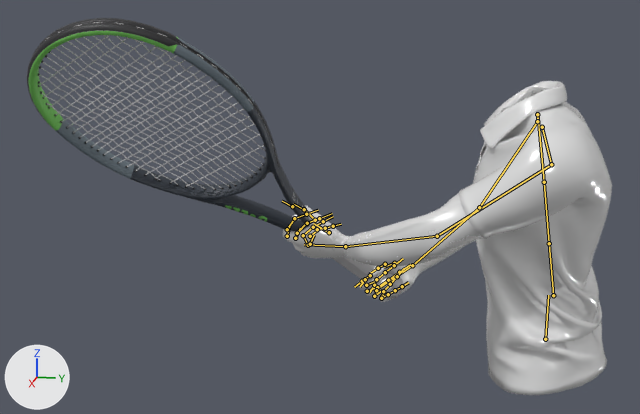
A saved change to the FBX model baseline/Assets/Models/player/takeback.fbx.
Rendered twice from a camera (50 mm lens) standing at (1.87, -0.129, 1.735) and looking at (0.123, -0.479, 1.298). The lights are fixed; the arrows at lower left show +X, +Y and +Z. The first picture is the older version. Both versions are drawn at frame 1 of the action 'Armature|BackhandTakeback'; the numbers are the values there. The bones that change, and the others that lie on the model, are drawn over the model as lines.

In view in the first picture: 'Ch01_Body', 'Ch01_Shirt', 'Racket'.
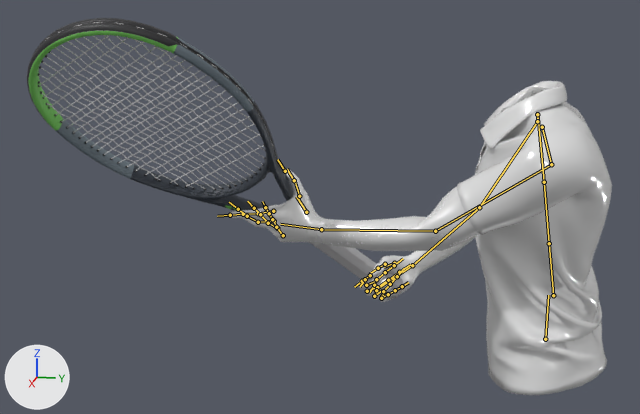
Changed parts and their boxes [x1, y1, x2, y2] in the pictures (640 x 414 px):
'Ch01_Shirt', posed
    before: [459, 81, 612, 395]
    after: [457, 81, 612, 395]
'Ch01_Body', posed
    before: [283, 193, 483, 302]
    after: [230, 169, 479, 302]
bone 'mixamorig12:LeftArm', root to tip
    before: (551, 164) to (437, 236)
    after: (551, 164) to (435, 231)
bone 'mixamorig12:LeftForeArm', root to tip
    before: (437, 236) to (345, 246)
    after: (435, 231) to (321, 229)
bone 'mixamorig12:LeftHand', root to tip
    before: (345, 246) to (304, 244)
    after: (321, 229) to (280, 224)
bone 'mixamorig12:LeftHandThumb1', root to tip
    before: (329, 232) to (313, 223)
    after: (306, 212) to (296, 196)
bone 'mixamorig12:LeftHandThumb2', root to tip
    before: (315, 220) to (304, 209)
    after: (299, 196) to (294, 180)
bone 'mixamorig12:LeftHandIndex1', root to tip
    before: (287, 236) to (290, 224)
    after: (273, 211) to (258, 213)
bone 'mixamorig12:LeftHandIndex2', root to tip
    before: (287, 229) to (294, 218)
    after: (258, 213) to (243, 214)
bone 'mixamorig12:LeftHandIndex3', root to tip
    before: (294, 218) to (306, 214)
    after: (243, 214) to (230, 215)
bone 'mixamorig12:LeftHandMiddle1', root to tip
    before: (295, 238) to (300, 228)
    after: (274, 221) to (258, 222)
bone 'mixamorig12:LeftHandMiddle2', root to tip
    before: (297, 233) to (307, 222)
    after: (258, 222) to (247, 216)
bone 'mixamorig12:LeftHandMiddle3', root to tip
    before: (307, 223) to (319, 218)
    after: (247, 216) to (238, 209)
bone 'mixamorig12:LeftHandRing1', root to tip
    before: (308, 245) to (304, 237)
    after: (277, 228) to (268, 223)
bone 'mixamorig12:LeftHandRing2', root to tip
    before: (303, 235) to (313, 227)
    after: (268, 223) to (260, 214)
bone 'mixamorig12:LeftHandRing3', root to tip
    before: (313, 227) to (323, 221)
    after: (260, 214) to (254, 208)
bone 'mixamorig12:LeftHandPinky1', root to tip
    before: (310, 244) to (314, 235)
    after: (283, 235) to (276, 227)
bone 'mixamorig12:LeftHandPinky2', root to tip
    before: (310, 236) to (318, 230)
    after: (276, 227) to (273, 219)
bone 'mixamorig12:LeftHandPinky3', root to tip
    before: (317, 229) to (325, 228)
    after: (272, 219) to (269, 213)

The change in detail:
Bone 'mixamorig12:LeftArm' (bone_mixamorig12_leftarm) turns from (37, -39, 68) to (61, -59, 40) degrees about its own x, y and z.
Bone 'mixamorig12:LeftForeArm' (bone_mixamorig12_leftforearm) turns from (14, 2, 24) to (1, -53, 23) degrees about its own x, y and z.
Bone 'mixamorig12:LeftHand' (bone_mixamorig12_lefthand) turns from (-101, -55, 90) to (0, 0, 0) degrees about its own x, y and z.
Bone 'mixamorig12:LeftHandThumb1' (bone_mixamorig12_lefthandthumb1) turns from (4, 51, -8) to (2, 33, 24) degrees about its own x, y and z.
Bone 'mixamorig12:LeftHandThumb2' (bone_mixamorig12_lefthandthumb2) turns from (7, -3, 13) to (15, 28, 17) degrees about its own x, y and z.
Bone 'mixamorig12:LeftHandIndex1' (bone_mixamorig12_lefthandindex1) moves from (0.9, 2.2, 0.1) to (0.0, 0.0, 0.0).
Bone 'mixamorig12:LeftHandIndex1' (bone_mixamorig12_lefthandindex1) turns from (77, 6, -63) to (-25, -29, 3) degrees about its own x, y and z.
Bone 'mixamorig12:LeftHandIndex2' (bone_mixamorig12_lefthandindex2) moves from (-0.3, -1.4, 0.0) to (0.0, 0.0, 0.0).
Bone 'mixamorig12:LeftHandIndex2' (bone_mixamorig12_lefthandindex2) turns from (12, -13, -18) to (0, 0, 0) degrees about its own x, y and z.
Bone 'mixamorig12:LeftHandIndex3' (bone_mixamorig12_lefthandindex3) turns from (30, 23, -34) to (0, 0, 0) degrees about its own x, y and z.
Bone 'mixamorig12:LeftHandMiddle1' (bone_mixamorig12_lefthandmiddle1) moves from (-0.5, 0.6, 1.0) to (0.0, 0.0, 0.0).
Bone 'mixamorig12:LeftHandMiddle1' (bone_mixamorig12_lefthandmiddle1) turns from (69, 11, -62) to (-14, -18, 1) degrees about its own x, y and z.
Bone 'mixamorig12:LeftHandMiddle2' (bone_mixamorig12_lefthandmiddle2) moves from (-0.1, -1.3, -0.3) to (0.0, 0.0, 0.0).
Bone 'mixamorig12:LeftHandMiddle2' (bone_mixamorig12_lefthandmiddle2) turns from (25, -22, -27) to (23, -9, -13) degrees about its own x, y and z.
Bone 'mixamorig12:LeftHandMiddle3' (bone_mixamorig12_lefthandmiddle3) moves from (0.2, -0.3, 0.1) to (0.0, 0.0, 0.0).
Bone 'mixamorig12:LeftHandMiddle3' (bone_mixamorig12_lefthandmiddle3) turns from (15, -43, -45) to (14, 7, 8) degrees about its own x, y and z.
Bone 'mixamorig12:LeftHandRing1' (bone_mixamorig12_lefthandring1) moves from (-0.6, -1.7, 0.6) to (0.0, 0.0, 0.0).
Bone 'mixamorig12:LeftHandRing1' (bone_mixamorig12_lefthandring1) turns from (47, -4, -25) to (19, -26, -8) degrees about its own x, y and z.
Bone 'mixamorig12:LeftHandRing2' (bone_mixamorig12_lefthandring2) moves from (-0.1, 0.4, 0.0) to (0.0, 0.0, 0.0).
Bone 'mixamorig12:LeftHandRing2' (bone_mixamorig12_lefthandring2) turns from (60, -8, -60) to (11, 8, 5) degrees about its own x, y and z.
Bone 'mixamorig12:LeftHandRing3' (bone_mixamorig12_lefthandring3) turns from (18, 41, -3) to (8, 5, 5) degrees about its own x, y and z.
Bone 'mixamorig12:LeftHandPinky1' (bone_mixamorig12_lefthandpinky1) moves from (-0.9, -0.6, 1.6) to (0.0, 0.0, 0.0).
Bone 'mixamorig12:LeftHandPinky1' (bone_mixamorig12_lefthandpinky1) turns from (84, 13, -29) to (39, -30, -11) degrees about its own x, y and z.
Bone 'mixamorig12:LeftHandPinky2' (bone_mixamorig12_lefthandpinky2) moves from (-0.2, -0.4, -0.8) to (0.0, 0.0, 0.0).
Bone 'mixamorig12:LeftHandPinky2' (bone_mixamorig12_lefthandpinky2) turns from (38, -25, -26) to (0, 0, 0) degrees about its own x, y and z.
Bone 'mixamorig12:LeftHandPinky3' (bone_mixamorig12_lefthandpinky3) moves from (-0.2, -0.1, -0.2) to (0.0, 0.0, 0.0).
Bone 'mixamorig12:LeftHandPinky3' (bone_mixamorig12_lefthandpinky3) turns from (20, 15, -22) to (8, 6, 2) degrees about its own x, y and z.
